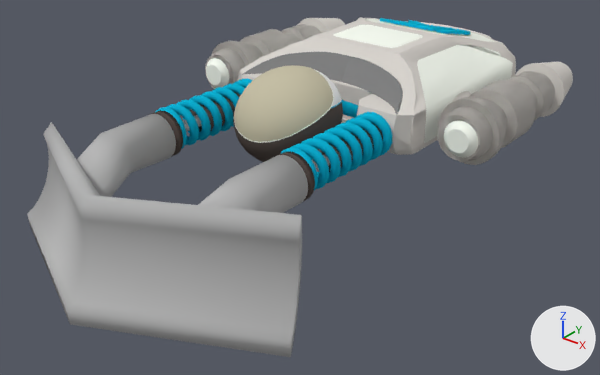
The Blender file Assets/Models/WRECKING CLOUD MODEL.blend: old version first, new version second.
Camera for both pictures: a 50 mm lens placed at (26.7, -41.8, 16.4), pointed at (0.4, -8.9, -4.0). Arrows for +X, +Y and +Z are at lower right; the lights stay in place.

Objects in the first picture: 'Cockpit egg', 'Gamkedo Logo top', 'Hydro Sus Right', 'Hydro Sus right', 'Jet left light', 'Jet right light', 'blade', 'body  Back Panel', 'body  Left Panel x', 'body  Top Panel', 'body  frame', 'body  front vent', 'cockpit brace left', 'hydro cap left', 'hydro cap right', 'hydro shaft left', 'hydro shaft right', 'left jet F', 'left jet arm', 'right jet F', 'spring left', 'spring right'.
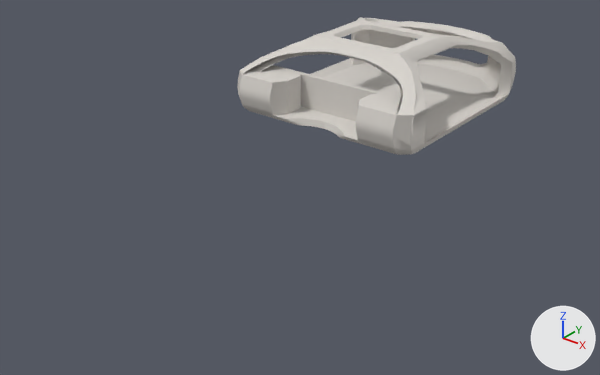
The change, as a diff of the scene's bpy script:
```diff
--- a/Assets/Models/WRECKING CLOUD MODEL.blend.py
+++ b/Assets/Models/WRECKING CLOUD MODEL.blend.py
@@ ob_body__left_panel_x @@
 ob_body__left_panel_x.scale = (6.06, 7.45, 1.0)
+ob_body__left_panel_x.hide_viewport = True
@@ ob_body__top_panel @@
 ob_body__top_panel.scale = (6.06, 7.45, 1.0)
+ob_body__top_panel.hide_viewport = True
@@ ob_body__back_panel @@
 ob_body__back_panel.scale = (6.06, 7.45, 1.0)
+ob_body__back_panel.hide_viewport = True
@@ ob_body__front_vent @@
 ob_body__front_vent.scale = (6.06, 7.45, 1.0)
+ob_body__front_vent.hide_viewport = True
@@ ob_hydro_sus_right @@
 ob_hydro_sus_right.scale = (0.798, 0.798, 2.29)
+ob_hydro_sus_right.hide_viewport = True
@@ ob_hydro_shaft_right @@
 ob_hydro_shaft_right.scale = (0.321, 0.321, 1.7)
+ob_hydro_shaft_right.hide_viewport = True
@@ ob_hydro_cap_right @@
 ob_hydro_cap_right.scale = (1.24, 1.24, 0.243)
+ob_hydro_cap_right.hide_viewport = True
@@ ob_spring_right @@
 ob_spring_right.scale = (0.239, 0.239, 0.239)
+ob_spring_right.hide_viewport = True
@@ ob_jet_right_light @@
 ob_jet_right_light.scale = (1.0, 1.0, 0.634)
+ob_jet_right_light.hide_viewport = True
@@ ob_right_jet_f @@
 _m = ob_right_jet_f.modifiers.new('Decimate', 'DECIMATE')
+ob_right_jet_f.hide_viewport = True
@@ ob_cockpit_brace_left @@
 ob_cockpit_brace_left.scale = (0.353, 0.353, 1.58)
+ob_cockpit_brace_left.hide_viewport = True
@@ ob_left_jet_f @@
 _m = ob_left_jet_f.modifiers.new('Decimate', 'DECIMATE')
+ob_left_jet_f.hide_viewport = True
@@ ob_left_jet_arm @@
 ob_left_jet_arm.scale = (1.46, 2.28, 0.976)
+ob_left_jet_arm.hide_viewport = True
@@ ob_gamkedo_logo_top @@
 ob_gamkedo_logo_top.scale = (0.68, 0.661, 0.197)
+ob_gamkedo_logo_top.hide_viewport = True
@@ ob_hydro_cap_left @@
 ob_hydro_cap_left.scale = (1.24, 1.24, 0.243)
+ob_hydro_cap_left.hide_viewport = True
@@ ob_blade @@
 ob_blade.scale = (3.61, 1.8, 5.01)
+ob_blade.hide_viewport = True
@@ ob_hydro_shaft_left @@
 ob_hydro_shaft_left.scale = (0.321, 0.321, 1.7)
+ob_hydro_shaft_left.hide_viewport = True
@@ ob_hydro_sus_right_1 @@
 ob_hydro_sus_right_1.scale = (0.798, 0.798, 2.29)
+ob_hydro_sus_right_1.hide_viewport = True
@@ ob_cockpit_egg @@
 _m = ob_cockpit_egg.modifiers.new('Decimate', 'DECIMATE')
+ob_cockpit_egg.hide_viewport = True
@@ ob_spring_left @@
 ob_spring_left.scale = (0.239, 0.239, 0.239)
+ob_spring_left.hide_viewport = True
@@ ob_jet_left_light @@
 ob_jet_left_light.scale = (1.0, 1.0, 0.634)
+ob_jet_left_light.hide_viewport = True
```

Pixel boxes (x1, y1, x2, y2) of what changed, in the pictures (600 x 375 px):
'blade', hidden
    before: (27, 114, 308, 357)
'Cockpit egg', hidden
    before: (234, 65, 343, 162)
'left jet F', hidden
    before: (437, 62, 573, 165)
'body  Left Panel x', hidden
    before: (417, 45, 513, 143)
'spring left', hidden (cyan)
    before: (280, 112, 392, 190)
'body  front vent', hidden
    before: (242, 52, 403, 115)
'right jet F', hidden
    before: (205, 18, 345, 89)
'spring right', hidden (cyan)
    before: (156, 79, 252, 148)
'body  Top Panel', hidden
    before: (333, 25, 423, 48)
'Jet left light', hidden
    before: (444, 121, 478, 158)
'Jet right light', hidden
    before: (206, 58, 229, 88)
'Gamkedo Logo top', hidden (cyan)
    before: (380, 18, 470, 35)
'hydro cap left', hidden
    before: (277, 152, 315, 203)
'hydro cap right', hidden
    before: (149, 111, 183, 157)
'body  Back Panel', hidden
    before: (365, 18, 495, 42)
'Hydro Sus right', hidden
    before: (190, 92, 240, 132)
'Hydro Sus Right', hidden
    before: (316, 123, 383, 172)
'cockpit brace left', hidden
    before: (342, 100, 358, 118)
'hydro shaft right', hidden
    before: (183, 115, 202, 132)
'left jet arm', hidden
    before: (452, 91, 471, 102)
'hydro shaft left', hidden
    before: (312, 155, 330, 172)
'body  frame', unchanged, uncovered by the edit
    before: (238, 17, 516, 155)
    after: (237, 17, 516, 155)
